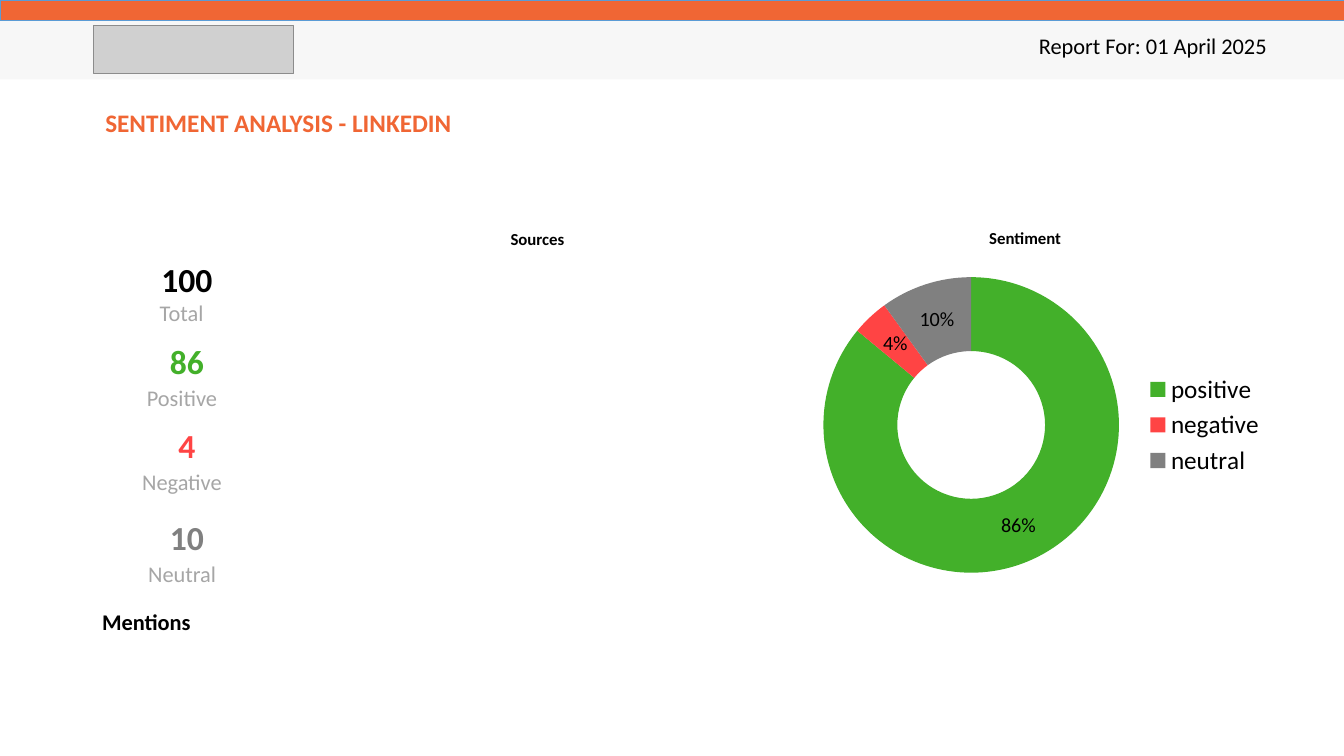
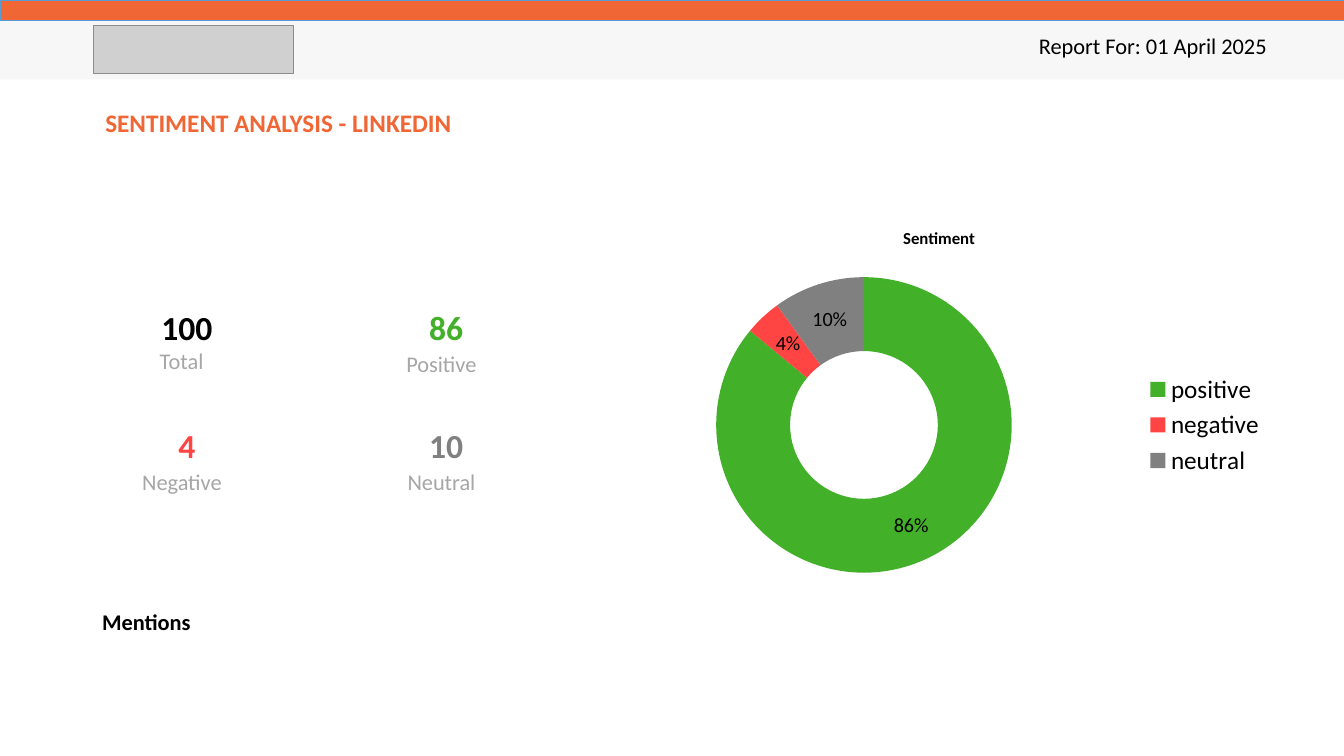
Before and after one commit to Oxygene-Creative/o2-audiovisual-api, a slide deck: slide 8 of app/reporters/samples/digital_safaricom.pptx (slide 6 before the commit). Drawn at 1344x756 pixels with LibreOffice and Linux fonts; fonts in the diff are those of the drawing; grey boxes stand for pictures. Boxes give left, top, right and bottom in pixels: in the first picture for what was removed or moved away, otherwise in the second. Text is boxed around its words. In the diff, an @@ line names an element or a change of style, - is before the commit and + after.

```diff
--- a/app/reporters/samples/digital_safaricom.pptx
+++ b/app/reporters/samples/digital_safaricom.pptx
@@ text removed at box(511, 234, 565, 245) @@
-Sources
@@ text "Sentiment": place and size @@
-text "Sentiment" at box(989, 232, 1061, 244)
+text "Sentiment" at box(903, 232, 975, 244)
@@ doughnut chart: place and size @@
-doughnut chart at box(801, 263, 1275, 587)
+doughnut chart at box(586, 263, 1275, 587)
@@ text "100": place and size @@
-text "100" at box(161, 270, 212, 293)
+text "100" at box(161, 318, 212, 341)
@@ text "86": place and size @@
-text "86" at box(170, 351, 204, 375)
+text "86" at box(429, 317, 463, 341)
@@ text "Total": place and size @@
-text "Total" at box(160, 305, 204, 321)
+text "Total" at box(160, 353, 204, 369)
@@ text "Positive": place and size @@
-text "Positive" at box(147, 391, 217, 406)
+text "Positive" at box(406, 357, 476, 372)
@@ text "10": place and size @@
-text "10" at box(170, 528, 204, 550)
+text "10" at box(429, 436, 463, 458)
@@ text "Neutral": place and size @@
-text "Neutral" at box(148, 566, 216, 582)
+text "Neutral" at box(408, 474, 476, 490)
```
Also in this commit, not shown: 9 other slides changed, 5 slides added, 2 other files.
